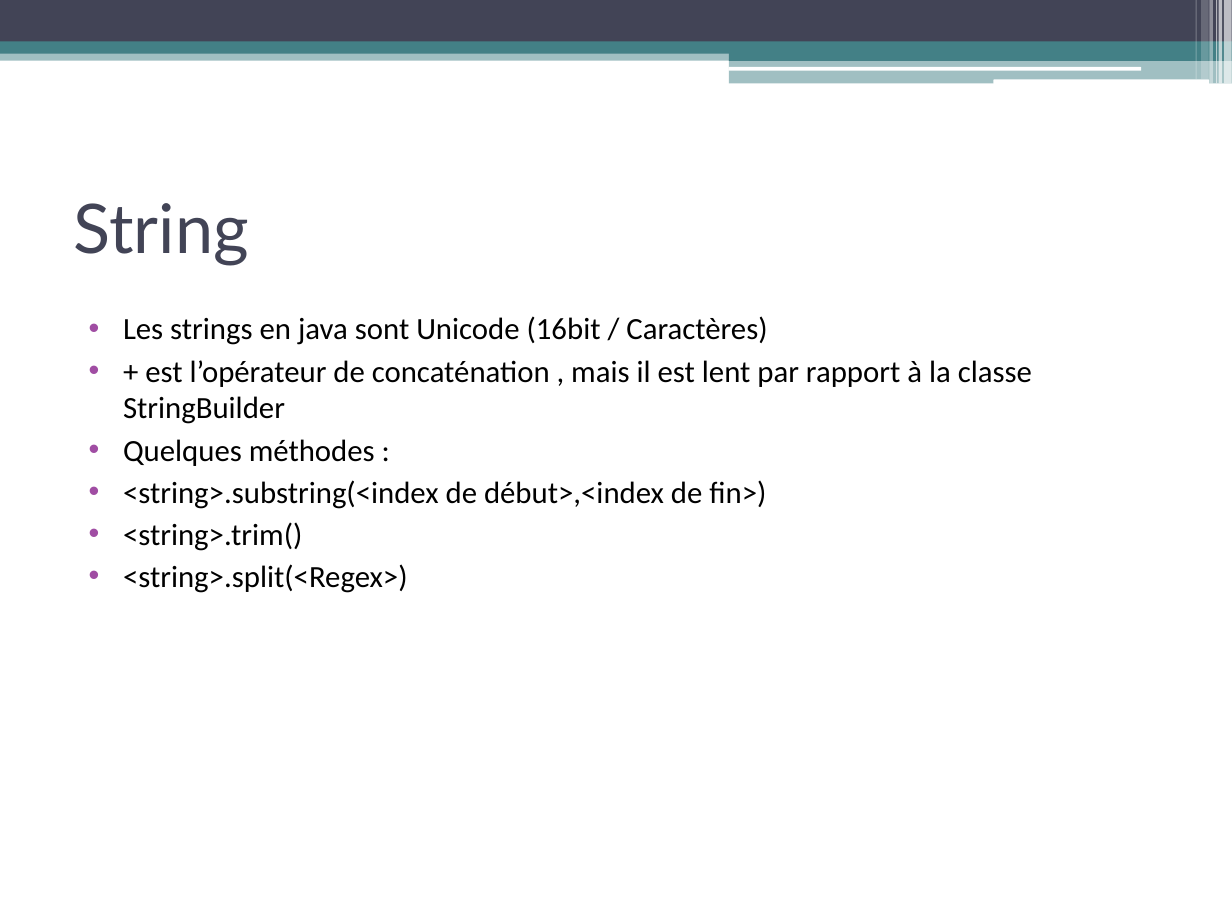
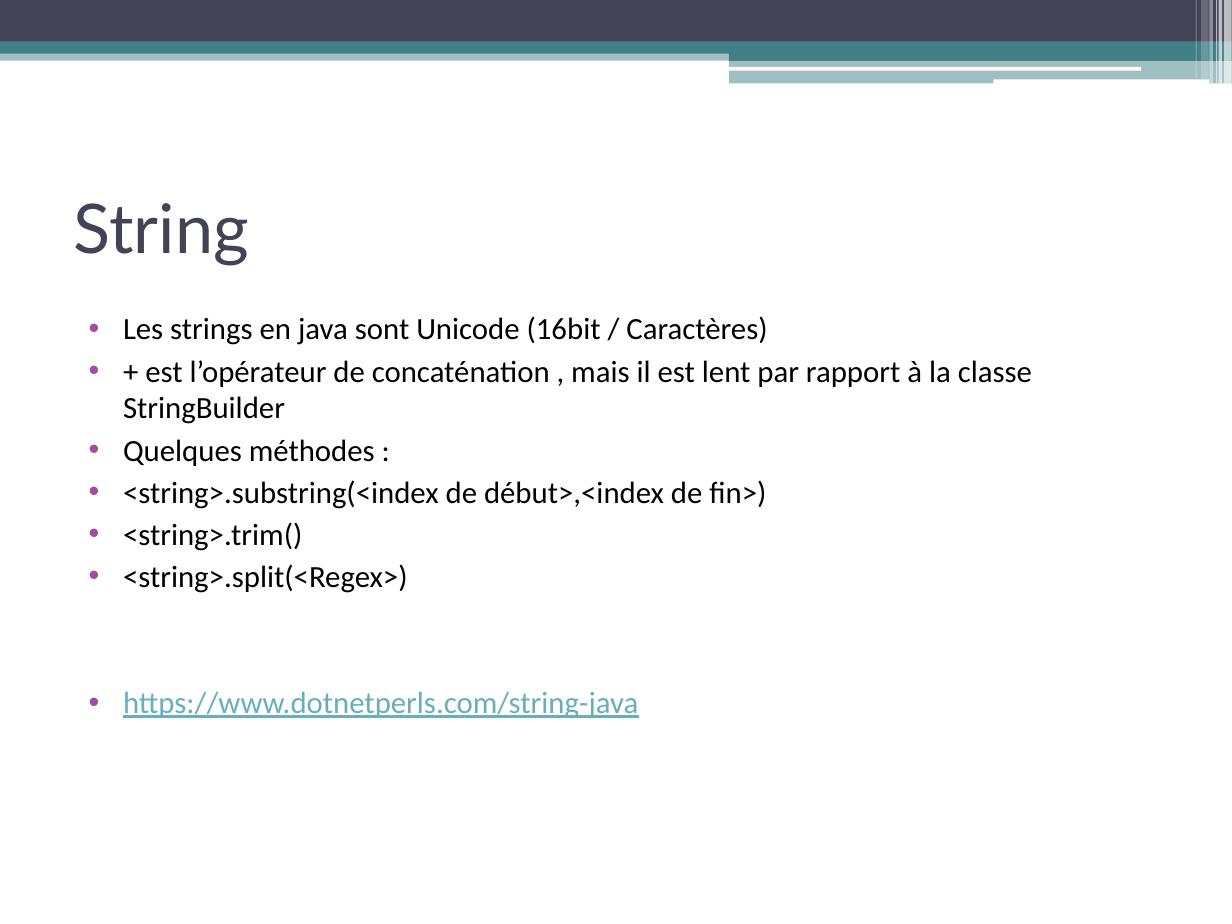
Before and after one commit to mriam123456/Cours-Licence-Pro-Android-iOS, a slide deck: slide 8 of Java101.pptx. Drawn at 1232x924 pixels with LibreOffice and Linux fonts; fonts in the diff are those of the drawing. Boxes give left, top, right and bottom in pixels: in the first picture for what was removed or moved away, otherwise in the second. Text is boxed around its words. In the diff, an @@ line names an element or a change of style, - is before the commit and + after.

```diff
--- a/Java101.pptx
+++ b/Java101.pptx
@@ text at [123,691,638,719]: paragraph added @@
+• https://www.dotnetperls.com/string-java
```
Also in this commit, not shown: 3 other slides changed.
